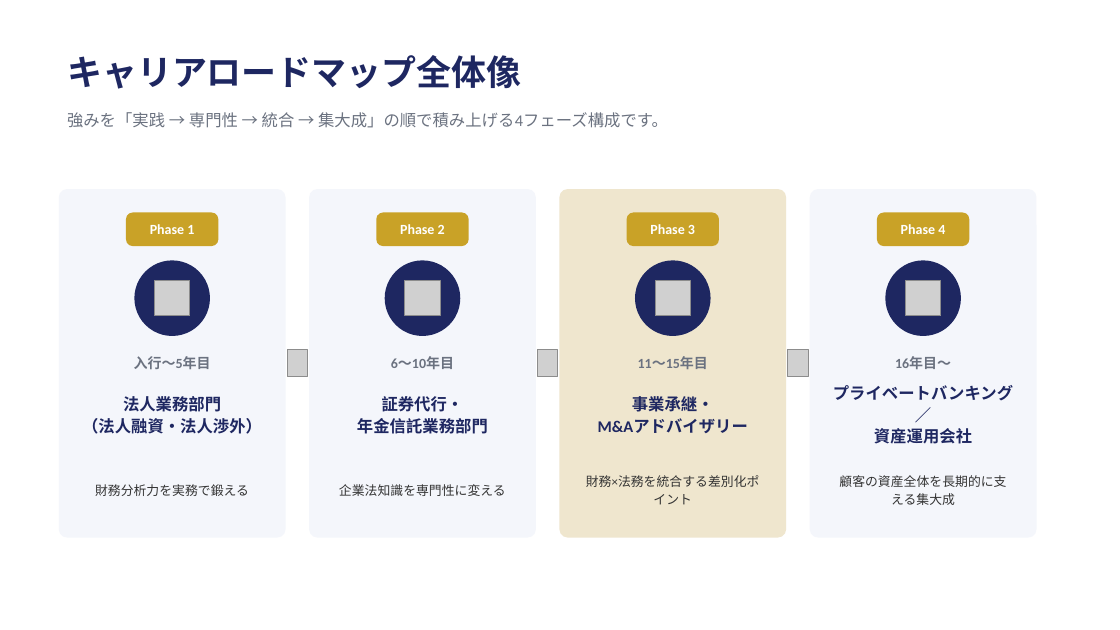
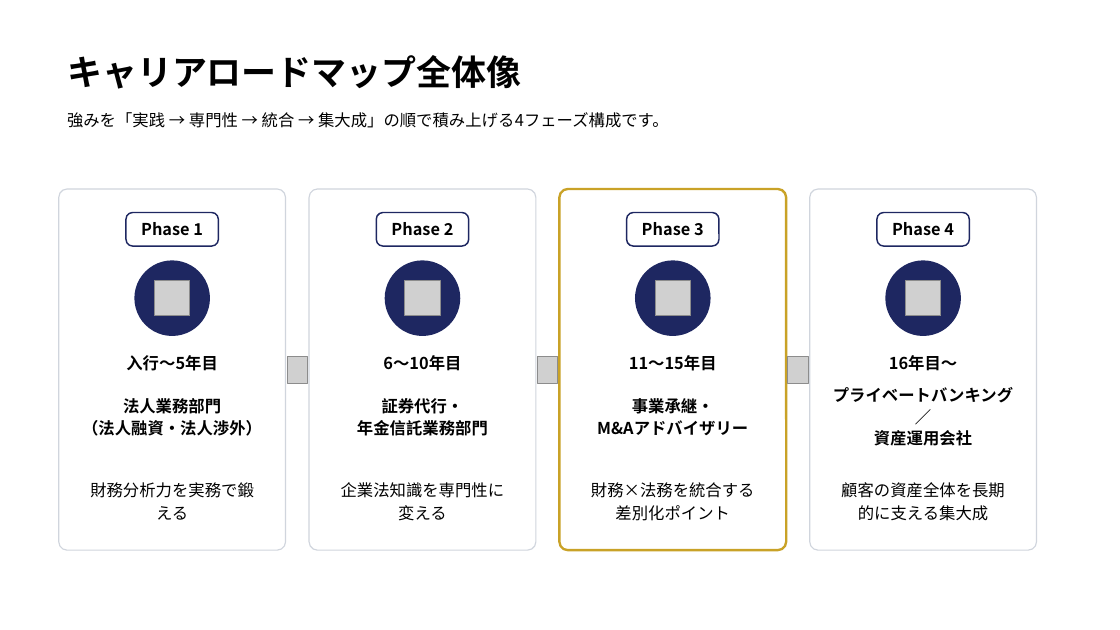
Before and after one commit to nasukazunori/NasuVault2, a slide deck: slide 3 of 信吾/銀行研究/添付ファイル/信託銀行キャリア形成モデル.pptx. Drawn at 1120x630 pixels with LibreOffice and Linux fonts; fonts in the diff are those of the drawing; grey boxes stand for pictures. Boxes give left, top, right and bottom in pixels: in the first picture for what was removed or moved away, otherwise in the second. Text is boxed around its words. In the diff, an @@ line names an element or a change of style, - is before the commit and + after.

```diff
--- a/信吾/銀行研究/添付ファイル/信託銀行キャリア形成モデル.pptx
+++ b/信吾/銀行研究/添付ファイル/信託銀行キャリア形成モデル.pptx
@@ text "キャリアロードマップ全体像" at (67, 55, 522, 89): font Cambria to Noto Sans CJK JP, text colour #1E2761 to #000000 @@
@@ text "強みを「実践 → 専門性 → 統合 ..." at (67, 112, 669, 128): font Calibri to Noto Sans CJK JP, text colour #6B7280 to #000000 @@
@@ rounded rectangle: place and size @@
-rounded rectangle at (59, 189, 286, 538)
+rounded rectangle at (59, 189, 286, 550)
@@ rounded rectangle: place and size @@
-rounded rectangle at (309, 189, 536, 538)
+rounded rectangle at (309, 189, 536, 550)
@@ rounded rectangle: place and size @@
-rounded rectangle at (560, 189, 786, 538)
+rounded rectangle at (560, 189, 786, 550)
@@ rounded rectangle at (560, 189, 786, 550): fill #EFE6CE to #FFFFFF; outline none to #C9A227 2 pt @@
@@ fill #F4F6FB to #FFFFFF; outline none to #D0D5DD 1 pt in 3 elements at (59, 189, 286, 550), (309, 189, 536, 550), (810, 189, 1037, 550) @@
@@ rounded rectangle: place and size @@
-rounded rectangle at (810, 189, 1037, 538)
+rounded rectangle at (810, 189, 1037, 550)
@@ size 12 to 14 pt, font Calibri to Noto Sans CJK JP, text colour #FFFFFF to #000000 in 4 elements at (141, 222, 203, 236), (391, 222, 454, 236), (642, 222, 704, 236), (892, 222, 954, 236) @@
@@ fill #C9A227 to #FFFFFF; outline none to #1E2761 1.25 pt in 4 elements at (126, 213, 218, 246), (376, 213, 469, 246), (627, 213, 719, 246), (877, 213, 970, 246) @@
@@ 3 pictures: place and size @@
-3 pictures at (287, 350, 808, 377)
+3 pictures at (287, 356, 808, 383)
@@ size 12 to 14 pt, font Calibri to Noto Sans CJK JP, text colour #6B7280 to #000000 in 4 elements at (126, 355, 217, 371), (383, 355, 461, 371), (629, 355, 717, 371), (889, 355, 957, 371) @@
@@ font Calibri to Noto Sans CJK JP, text colour #1E2761 to #000000 in 4 elements at (82, 398, 262, 436), (357, 398, 488, 436), (597, 398, 748, 435), (833, 387, 1013, 446) @@
@@ size 11 to 14 pt, font Calibri to Noto Sans CJK JP, text colour #333333 to #000000 in 4 elements at (90, 482, 254, 520), (341, 482, 505, 521), (591, 482, 755, 521), (841, 482, 1005, 521) @@
```
Also in this commit, not shown: 7 other slides changed, 1 other file.
